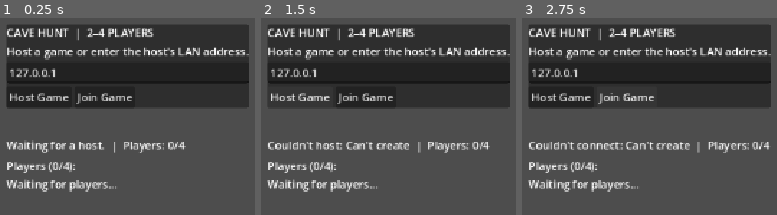
Above: before the commit, frames 1-3 (left to right).
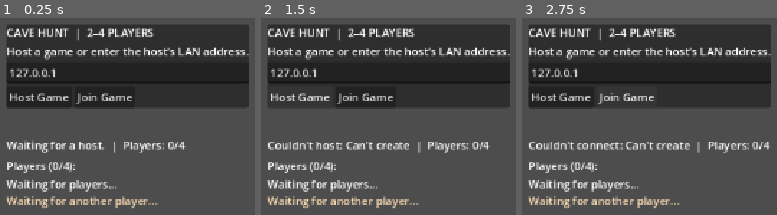
Above: after the commit, the same moments.

Repository: Ibrahim2750mi/Halaka
Game: Godot game, scene res://main.tscn
Two runs of this game, one before a commit and one after it. Both use one fixed random seed, a clock stepped at 60 frames per second and the inputs below.
Inputs (mouse positions are in pixels of both pictures, inside the frame that each line leads up to):
- Up to frame 1 (0.25 s): no input
- Up to frame 2 (1.5 s): tap Enter at 0.5 s; move the mouse to (outside the picture) at 0.52 s; hold D 0.53-1.25 s; click (outside the picture) at 0.67 s; tap Space at 0.77 s; click "Host Game" at 1.25 s
- Up to frame 3 (2.75 s): click "Join Game" at 2 s

The runs differ from the first frame. In frame 1, 1.5% of the frame differs, in the area x 2-62%, y 90-97%; in frame 2, 1.5%; in frame 3, 1.5%.

Commit message:
add round manager

Diff:
--- a/main.gd
+++ b/main.gd
@@ -3,6 +3,8 @@
 
 const GAME_PORT := 2456
 const MAX_REMOTE_PLAYERS := 3
+const ROUND_LENGTH := 180.0
+const RESPAWN_DELAY := 15.0
 const PLAYER_SCENE: PackedScene = preload("res://player.tscn")
 
 @onready var maze: Node = $Maze
@@ -14,6 +16,11 @@
 var _status_label: Label
 var _player_list_label: Label
 var _status_message := "Waiting for a host."
+var _round_active := false
+var _round_finished := false
+var _round_time_left := ROUND_LENGTH
+var _hud_label: Label
+var _round_sync_timer := 0.0
 
 func _ready() -> void:
 	player_spawner.spawn_function = _spawn_player
@@ -25,7 +32,107 @@
 	player_spawner.spawned.connect(_on_player_spawned)
 	player_spawner.despawned.connect(_on_player_despawned)
 	_build_lobby_ui()
+	_build_round_hud()
 	Input.mouse_mode = Input.MOUSE_MODE_VISIBLE
+
+func _process(delta: float) -> void:
+	_update_round_hud()
+	if not multiplayer.has_multiplayer_peer() or not multiplayer.is_server():
+		return
+	if not _round_active:
+		return
+	_round_time_left = maxf(0.0, _round_time_left - delta)
+	_update_players(delta)
+	_round_sync_timer -= delta
+	if _round_sync_timer <= 0.0:
+		_round_sync_timer = 1.0
+		_sync_round_state.rpc(_round_active, _round_time_left, _round_finished)
+	if _round_time_left <= 0.0:
+		_round_active = false
+		_round_finished = true
+		for player in get_tree().get_nodes_in_group("players"):
+			player.round_active = false
+		_sync_round_state.rpc(_round_active, _round_time_left, _round_finished)
+		_refresh_status("Round over")
+	_update_round_hud()
+
+func _build_round_hud() -> void:
+	var canvas := CanvasLayer.new()
+	canvas.name = "RoundHUD"
+	add_child(canvas)
+	_hud_label = Label.new()
+	_hud_label.position = Vector2(28, 270)
+	_hud_label.add_theme_color_override("font_color", Color(1.0, 0.88, 0.72))
+	canvas.add_child(_hud_label)
+	_update_round_hud()
+
+func _update_round_hud() -> void:
+	if _hud_label == null:
+		return
+	var heading := "Waiting for another player..."
+	if _round_active:
+		heading = "Round: %d:%02d" % [int(_round_time_left) / 60, int(_round_time_left) % 60]
+	elif _round_finished:
+		heading = "ROUND OVER"
+	var lines: PackedStringArray = [heading, ""]
+	var active_players := get_tree().get_nodes_in_group("players")
+	active_players.sort_custom(func(a: Node, b: Node) -> bool: return a.owner_peer_id < b.owner_peer_id)
+	for player in active_players:
+		var state := "Alive"
+		if not player.is_alive:
+			state = "Respawning: %d" % ceili(player.respawn_remaining)
+		lines.append("P%d  %s  |  %d pts  |  %ds alive" % [player.owner_peer_id, state, int(player.score), int(player.total_alive_time)])
+	_hud_label.text = "\n".join(lines)
+
+func _update_players(delta: float) -> void:
+	for player in get_tree().get_nodes_in_group("players"):
+		if player.is_alive:
+			player.total_alive_time += delta
+			# The point rate rises with this player's own accumulated survival time.
+			player.score += delta * (1.0 + player.total_alive_time / 60.0)
+			if _is_caught_by_monster(player):
+				player.is_alive = false
+				player.respawn_remaining = RESPAWN_DELAY
+				player.velocity = Vector3.ZERO
+		else:
+			player.respawn_remaining = maxf(0.0, player.respawn_remaining - delta)
+			if player.respawn_remaining <= 0.0:
+				_respawn_player(player)
+
+func _is_caught_by_monster(player: Node3D) -> bool:
+	var monster := get_node_or_null("Monster") as CharacterBody3D
+	return monster != null and monster.global_position.distance_to(player.global_position) <= 1.35
+
+func _respawn_player(player: Node) -> void:
+	player.global_position = _get_spawn_position(player.owner_peer_id)
+	player.velocity = Vector3.ZERO
+	player.respawn_remaining = 0.0
+	player.is_alive = true
+
+func _get_spawn_position(peer_id: int) -> Vector3:
+	var spawn_offsets := [Vector2i(0, 0), Vector2i(1, 0), Vector2i(0, 1), Vector2i(-1, 0)]
+	var offset: Vector2i = spawn_offsets[(peer_id - 1) % spawn_offsets.size()]
+	return maze.cell_to_world(Vector2i(24, 24) + offset) + Vector3(0, 0.1, 0)
+
+func _maybe_start_round() -> void:
+	if not multiplayer.is_server() or _round_active or _round_finished:
+		return
+	if get_tree().get_nodes_in_group("players").size() < 2:
+		return
+	_round_active = true
+	_round_time_left = ROUND_LENGTH
+	_round_sync_timer = 0.0
+	for player in get_tree().get_nodes_in_group("players"):
+		player.round_active = true
+	_sync_round_state.rpc(_round_active, _round_time_left, _round_finished)
+	_refresh_status("Round started")
+
+@rpc("authority", "call_local", "reliable")
+func _sync_round_state(active: bool, time_left: float, finished: bool) -> void:
+	_round_active = active
+	_round_time_left = time_left
+	_round_finished = finished
+	_update_round_hud()
 
 func _build_lobby_ui() -> void:
 	var canvas := CanvasLayer.new()
@@ -97,16 +204,16 @@
 	var player := PLAYER_SCENE.instantiate()
 	player.name = "Player_%d" % peer_id
 	player.owner_peer_id = peer_id
+	player.round_active = _round_active
 	player.set_multiplayer_authority(1, true)
-	var spawn_offsets := [Vector2i(0, 0), Vector2i(1, 0), Vector2i(0, 1), Vector2i(-1, 0)]
-	var offset: Vector2i = spawn_offsets[(peer_id - 1) % spawn_offsets.size()]
-	player.position = maze.cell_to_world(Vector2i(24, 24) + offset) + Vector3(0, 0.1, 0)
+	player.position = _get_spawn_position(peer_id)
 	return player
 
 func _on_peer_connected(peer_id: int) -> void:
 	if multiplayer.is_server():
 		_spawn_peer(peer_id)
 		_refresh_status("Player %d joined" % peer_id)
+		_maybe_start_round.call_deferred()
 	else:
 		_refresh_player_list.call_deferred()
 
@@ -121,14 +228,17 @@
 
 func _on_player_spawned(_player: Node) -> void:
 	_refresh_player_list.call_deferred()
+	_maybe_start_round.call_deferred()
 
 func _on_player_despawned(_player: Node) -> void:
 	_refresh_player_list.call_deferred()
+	_update_round_hud.call_deferred()
 
 func _on_connected_to_server() -> void:
 	_lobby_panel.hide()
 	_refresh_status("Connected to host")
 	Input.mouse_mode = Input.MOUSE_MODE_CAPTURED
+	_update_round_hud()
 
 func _on_connection_failed() -> void:
 	_set_status("Connection failed. Check the host IP and port %d." % GAME_PORT)
--- a/monster.gd
+++ b/monster.gd
@@ -24,6 +24,7 @@
 	if not is_multiplayer_authority():
 		return
 	var active_players := get_tree().get_nodes_in_group("players")
+	active_players = active_players.filter(func(player: Node) -> bool: return player.is_alive)
 	if active_players.is_empty():
 		return
 	if not _initialized:
@@ -59,6 +60,8 @@
 	var current_cell: Vector2i = maze.world_to_cell(global_position)
 	var shortest_path: Array[Vector2i] = []
 	for player in get_tree().get_nodes_in_group("players"):
+		if not player.is_alive:
+			continue
 		var target_cell: Vector2i = maze.world_to_cell(player.global_position)
 		var candidate: Array[Vector2i] = maze.find_path(current_cell, target_cell)
 		if not candidate.is_empty() and (shortest_path.is_empty() or candidate.size() < shortest_path.size()):
--- a/player.gd
+++ b/player.gd
@@ -8,15 +8,23 @@
 
 @onready var camera: Camera3D = $Camera3D
 @onready var visual: MeshInstance3D = $Visual
+@onready var collision_shape: CollisionShape3D = $CollisionShape3D
 @onready var flashlight: SpotLight3D = $Camera3D/Flashlight
 @onready var local_beam: MeshInstance3D = $Camera3D/LocalBeam
 var owner_peer_id := 1
+var round_active := false
+var is_alive := true
+var score := 0.0
+var total_alive_time := 0.0
+var respawn_remaining := 0.0
 var _camera_pitch := 0.0
 var _remote_input := Vector2.ZERO
 var _remote_yaw := 0.0
 var _remote_pitch := 0.0
 var _remote_jump := false
 var _input_send_timer := 0.0
+var _death_label: Label
+var _last_alive_state := true
 
 func _ready() -> void:
 	var is_local := multiplayer.get_unique_id() == owner_peer_id
@@ -36,12 +44,47 @@
 	var player_material := StandardMaterial3D.new()
 	player_material.albedo_color = player_colors[(owner_peer_id - 1) % player_colors.size()]
 	visual.material_override = player_material
+	_last_alive_state = is_alive
+	_apply_alive_state(is_local)
+	if is_local:
+		_create_death_overlay()
 	if is_local and multiplayer.has_multiplayer_peer():
 		Input.mouse_mode = Input.MOUSE_MODE_CAPTURED
 	add_to_group("players")
 
+func _process(_delta: float) -> void:
+	var is_local := multiplayer.get_unique_id() == owner_peer_id
+	if is_alive != _last_alive_state:
+		_apply_alive_state(is_local)
+		_last_alive_state = is_alive
+	if _death_label != null:
+		_death_label.visible = not is_alive
+		if not is_alive:
+			_death_label.text = "CAUGHT  |  Respawning in %d" % ceili(respawn_remaining)
+
+func _apply_alive_state(is_local: bool) -> void:
+	visual.visible = not is_local and is_alive
+	camera.current = is_local
+	collision_shape.set_deferred("disabled", not is_alive)
+	if not is_alive:
+		velocity = Vector3.ZERO
+
+func _create_death_overlay() -> void:
+	var canvas := CanvasLayer.new()
+	canvas.name = "DeathOverlay"
+	add_child(canvas)
+	_death_label = Label.new()
+	_death_label.set_anchors_and_offsets_preset(Control.PRESET_CENTER_TOP)
+	_death_label.position.y = 48.0
+	_death_label.add_theme_font_size_override("font_size", 28)
+	_death_label.add_theme_color_override("font_color", Color(0.95, 0.22, 0.16))
+	_death_label.visible = false
+	canvas.add_child(_death_label)
+
 func _unhandled_input(event: InputEvent) -> void:
 	if multiplayer.get_unique_id() != owner_peer_id:
+		return
+	if not is_alive:
 		return
 	if event is InputEventMouseMotion and Input.mouse_mode == Input.MOUSE_MODE_CAPTURED:
 		rotate_y(-event.relative.x * mouse_sensitivity)
@@ -54,6 +97,9 @@
 
 func _physics_process(delta: float) -> void:
 	if not multiplayer.has_multiplayer_peer():
+		return
+	if not round_active or not is_alive:
+		velocity = Vector3.ZERO
 		return
 	if multiplayer.is_server():
 		var server_input := _read_move_input() if owner_peer_id == 1 else _remote_input
--- a/player.tscn
+++ b/player.tscn
@@ -13,6 +13,21 @@
 properties/1/path = NodePath(".:rotation")
 properties/1/spawn = true
 properties/1/replication_mode = 1
+properties/2/path = NodePath(".:is_alive")
+properties/2/spawn = true
+properties/2/replication_mode = 1
+properties/3/path = NodePath(".:score")
+properties/3/spawn = true
+properties/3/replication_mode = 1
+properties/4/path = NodePath(".:total_alive_time")
+properties/4/spawn = true
+properties/4/replication_mode = 1
+properties/5/path = NodePath(".:respawn_remaining")
+properties/5/spawn = true
+properties/5/replication_mode = 1
+properties/6/path = NodePath(".:round_active")
+properties/6/spawn = true
+properties/6/replication_mode = 1
 
 [sub_resource type="CapsuleMesh" id="PlayerVisual"]
 radius = 0.35
